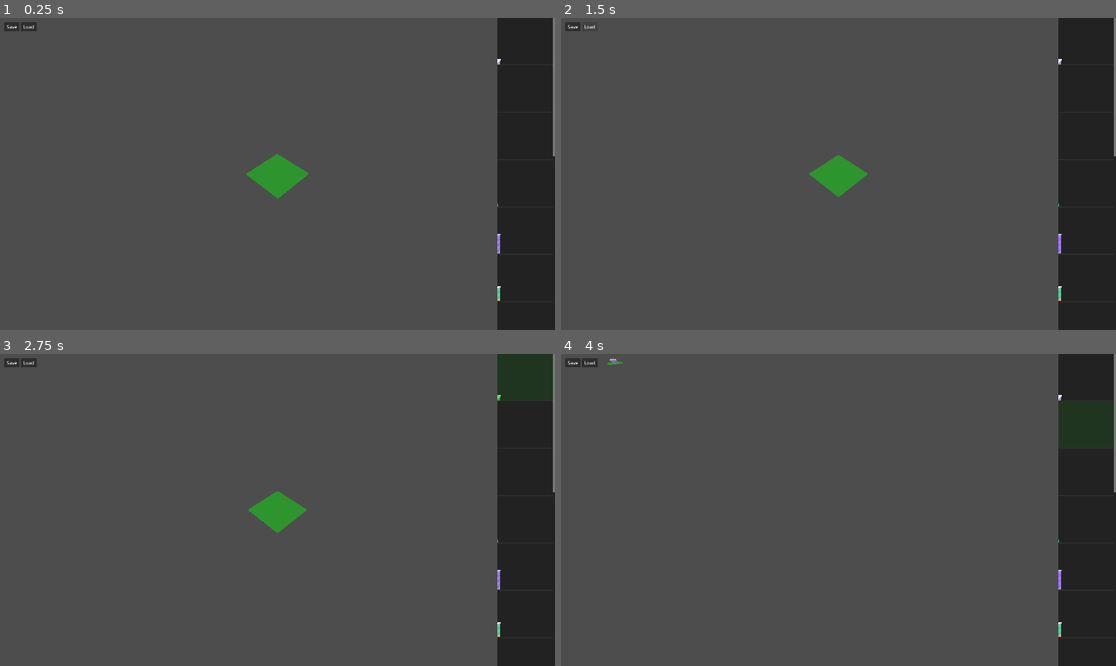
Above: before the commit, frames 1-4 (two rows, left to right).
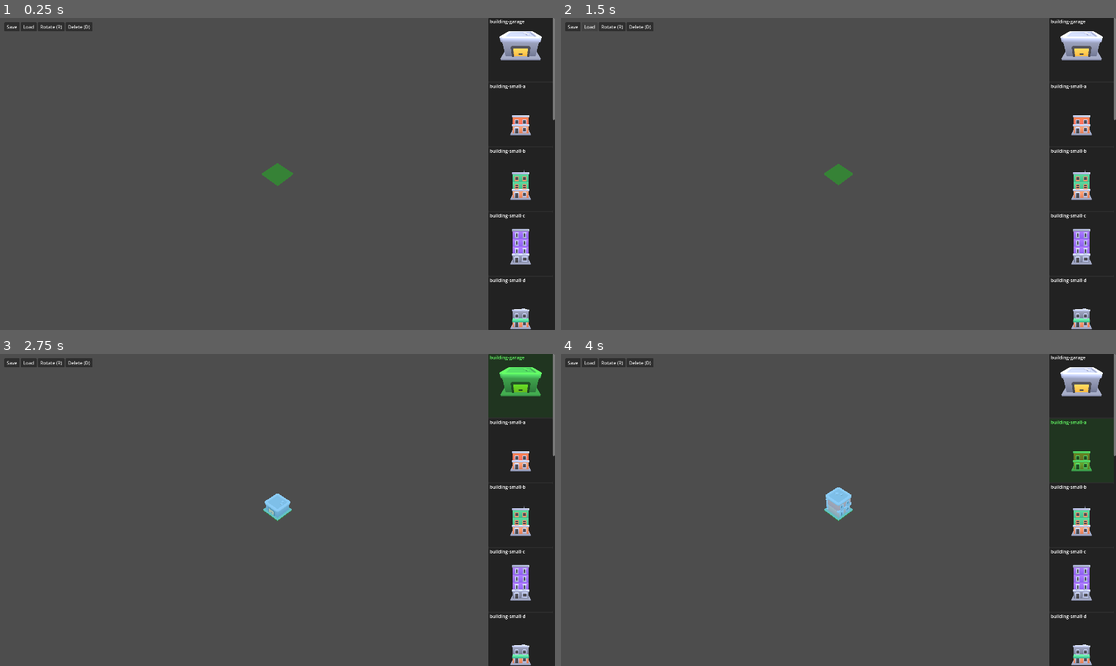
Above: after the commit, the same moments.

Repository: yardimli/3d-defence-game
Game: Godot game, scene res://LevelEditor.tscn
Same seed, same stepped clock (60 frames per second), same inputs: the game is played once before the commit and once after it.
Inputs (mouse positions are in pixels of both pictures, inside the frame that each line leads up to):
- Up to frame 1 (0.25 s): no input
- Up to frame 2 (1.5 s): click "Save" at 0.5 s; click "Load" at 1.25 s
- Up to frame 3 (2.75 s): click (527, 375) at 2.02 s
- Up to frame 4 (4 s): click (610, 363) at 2.75 s, where only the run after the commit has a clickable "Rotate (R)"; click (1088, 425) at 3.52 s

The runs differ from the first frame. In frame 1, 4.4% of the frame differs, in the area x 6-100%, y 0-100%; in frame 2, 4.3%; in frame 3, 4.5%; in frame 4, 4.2%.

Commit message:
better ui and drawing functions

Diff:
--- a/config.cfg
+++ b/config.cfg
@@ -1,5 +1,5 @@
 [Settings]
 models_folder="res://models"
-tile_size_x=2.0
-tile_size_z=2.0
+tile_size_x=1.0
+tile_size_z=1.0
 model_scale=1.0
--- a/level_editor.gd
+++ b/level_editor.gd
@@ -8,8 +8,10 @@
 
 # --- State ---
 var selected_model_path := ""
-var grid_data := {} # Stores placed models keyed by Vector2 grid position
+var grid_data := {}
 var preview_buttons :=[]
+var ghost_instance: Node3D = null
+var placement_rotation_y := 0.0
 
 # --- Nodes ---
 var placed_models_container: Node3D
@@ -17,6 +19,10 @@
 var model_list: VBoxContainer
 var camera_pivot: Node3D
 var camera: Camera3D
+var ui_panel: PanelContainer
+
+# --- Materials ---
+var ghost_material: StandardMaterial3D
 
 # --- Camera State ---
 var cam_zoom := 10.0
@@ -25,6 +31,7 @@
 
 func _ready():
 	_load_config()
+	_setup_materials()
 	_setup_scene_nodes()
 	_setup_ui()
 	_load_models()
@@ -49,32 +56,39 @@
 	if not DirAccess.dir_exists_absolute(models_folder):
 		DirAccess.make_dir_absolute(models_folder)
 
+func _setup_materials():
+	# Create the transparent "hologram" material for the cursor ghost
+	ghost_material = StandardMaterial3D.new()
+	ghost_material.transparency = BaseMaterial3D.TRANSPARENCY_ALPHA
+	ghost_material.albedo_color = Color(0.4, 0.8, 1.0, 0.6) # Light blue transparent
+	ghost_material.emission_enabled = true
+	ghost_material.emission = Color(0.2, 0.4, 0.8)
+	ghost_material.emission_energy_multiplier = 0.5
+
 func _setup_scene_nodes():
 	placed_models_container = Node3D.new()
 	add_child(placed_models_container)
 
-	# Set up Camera rig
 	camera_pivot = Node3D.new()
 	add_child(camera_pivot)
 	camera = Camera3D.new()
 	camera_pivot.add_child(camera)
 
-	# Set up Cursor Indicator (Semi-transparent tile)
 	cursor = MeshInstance3D.new()
 	var mesh = BoxMesh.new()
 	mesh.size = Vector3(tile_x, 0.1, tile_z)
 	cursor.mesh = mesh
 	var mat = StandardMaterial3D.new()
 	mat.transparency = BaseMaterial3D.TRANSPARENCY_ALPHA
-	mat.albedo_color = Color(0, 1, 0, 0.4) # Green transparent
+	mat.albedo_color = Color(0, 1, 0, 0.3)
 	cursor.mesh.surface_set_material(0, mat)
 	add_child(cursor)
 
+# MODIFIED: Added a delete button to the top UI bar
 func _setup_ui():
 	var canvas = CanvasLayer.new()
 	add_child(canvas)
 
-	# Top-Left Save/Load buttons
 	var top_hbox = HBoxContainer.new()
 	top_hbox.position = Vector2(15, 15)
 	canvas.add_child(top_hbox)
@@ -89,142 +103,298 @@
 	btn_load.pressed.connect(_load_scene)
 	top_hbox.add_child(btn_load)
 
-	# Right Scrollable Panel
-	var panel = PanelContainer.new()
-	canvas.add_child(panel) # Add first, position second
-
-	# Explicitly pin to the right side, 200px wide, spanning top to bottom
-	panel.anchor_left = 1.0
-	panel.anchor_right = 1.0
-	panel.anchor_top = 0.0
-	panel.anchor_bottom = 1.0
-	panel.offset_left = -200.0
-	panel.offset_right = 0.0
-	panel.offset_top = 0.0
-	panel.offset_bottom = 0.0
+	var btn_rotate = Button.new()
+	btn_rotate.text = " Rotate (R) "
+	btn_rotate.pressed.connect(_rotate_placement)
+	top_hbox.add_child(btn_rotate)
+
+	# NEW: Button to delete the model under the cursor
+	var btn_delete = Button.new()
+	btn_delete.text = " Delete (D) "
+	btn_delete.pressed.connect(_delete_model_at_cursor)
+	top_hbox.add_child(btn_delete)
+
+	# Fixed Right Scrollable Panel Positioning
+	ui_panel = PanelContainer.new()
+	canvas.add_child(ui_panel)
+
+	ui_panel.anchor_left = 1.0
+	ui_panel.anchor_right = 1.0
+	ui_panel.anchor_top = 0.0
+	ui_panel.anchor_bottom = 1.0
+	ui_panel.offset_left = -230.0
+	ui_panel.offset_right = 0.0
+	ui_panel.offset_top = 0.0
+	ui_panel.offset_bottom = 0.0
 
 	var scroll = ScrollContainer.new()
-	panel.add_child(scroll)
+	ui_panel.add_child(scroll)
 
 	model_list = VBoxContainer.new()
 	model_list.size_flags_horizontal = Control.SIZE_EXPAND_FILL
 	scroll.add_child(model_list)
 
 func _load_models():
+	var model_paths = []
 	var dir = DirAccess.open(models_folder)
 	if dir:
 		dir.list_dir_begin()
 		var file = dir.get_next()
 		while file != "":
 			if not dir.current_is_dir() and file.ends_with(".glb"):
-				_create_model_preview_button(models_folder + "/" + file)
+				model_paths.append(models_folder + "/" + file)
 			file = dir.get_next()
+
+	model_paths.sort()
+
+	if model_paths.is_empty():
+		print("WARNING: No .glb files found in ", models_folder)
+	else:
+		for path in model_paths:
+			_create_model_preview_button(path)
+
+func _get_glb_scene_name(path: String) -> String:
+	var file = FileAccess.open(path, FileAccess.READ)
+	if not file:
+		return ""
+	file.seek(12)
+	var json_chunk_length = file.get_32()
+	var json_chunk_type = file.get_32()
+	if json_chunk_type != 0x4E4F534A:
+		printerr("Error: First chunk is not JSON for file: ", path)
+		return ""
+	var json_data_bytes = file.get_buffer(json_chunk_length)
+	var json_string = json_data_bytes.get_string_from_utf8()
+	var data = JSON.parse_string(json_string)
+	if data and typeof(data) == TYPE_DICTIONARY and data.has("scenes"):
+		if typeof(data.scenes) == TYPE_ARRAY and not data.scenes.is_empty():
+			var first_scene = data.scenes[0]
+			if typeof(first_scene) == TYPE_DICTIONARY and first_scene.has("name"):
+				return first_scene.name
+	return ""
 
 func _create_model_preview_button(path: String):
 	var btn = Button.new()
-	btn.custom_minimum_size = Vector2(160, 160)
+	btn.custom_minimum_size = Vector2(220, 220)
 	btn.pressed.connect(_on_model_selected.bind(path, btn))
 
-	# Create a 3D SubViewport to preview the GLB file
+	var scene_name = _get_glb_scene_name(path)
+	if not scene_name.is_empty():
+		var label = Label.new()
+		label.text = " " + scene_name
+		label.horizontal_alignment = HORIZONTAL_ALIGNMENT_LEFT
+		label.vertical_alignment = VERTICAL_ALIGNMENT_TOP
+		label.mouse_filter = Control.MOUSE_FILTER_IGNORE
+		btn.add_child(label)
+
 	var svc = SubViewportContainer.new()
 	svc.mouse_filter = Control.MOUSE_FILTER_IGNORE
 	svc.set_anchors_preset(Control.PRESET_FULL_RECT)
+	svc.stretch = true
 	btn.add_child(svc)
 
 	var vp = SubViewport.new()
 	vp.own_world_3d = true
 	vp.transparent_bg = true
-	vp.size = Vector2(160, 160)
+	vp.size = Vector2(220, 220)
 	svc.add_child(vp)
 
-	# Setup Preview Camera & Lighting
 	var cam = Camera3D.new()
-	cam.position = Vector3(2, 2, 2)
-	cam.look_at(Vector3.ZERO)
+	vp.add_child(cam)
+	cam.position = Vector3(0, 1.0, 2.5)
+	cam.look_at(Vector3(0,0,0))
+
 	var env = Environment.new()
 	env.background_mode = Environment.BG_COLOR
 	env.background_color = Color(0.2, 0.2, 0.2, 1.0)
 	env.ambient_light_source = Environment.AMBIENT_SOURCE_COLOR
 	env.ambient_light_color = Color(1, 1, 1)
 	cam.environment = env
-	vp.add_child(cam)
 
 	var light = DirectionalLight3D.new()
 	light.rotation_degrees = Vector3(-45, 45, 0)
 	vp.add_child(light)
 
-	# Load the GLB into the preview
 	var scene = load(path)
 	if scene:
 		var instance = scene.instantiate()
-		instance.scale = Vector3.ONE * model_scale
 		vp.add_child(instance)
+		get_tree().process_frame.connect(_fit_model_to_preview.bind(instance, cam), CONNECT_ONE_SHOT)
 
 	model_list.add_child(btn)
 	preview_buttons.append({"btn": btn, "path": path})
 
+func _fit_model_to_preview(instance: Node3D, cam: Camera3D):
+	var meshes =[]
+	_get_mesh_instances(instance, meshes)
+	if meshes.is_empty(): return
+
+	var bounds = AABB()
+	var first = true
+	for mi in meshes:
+		var mi_aabb = mi.get_aabb()
+		var xform = instance.global_transform.affine_inverse() * mi.global_transform
+		var transformed_aabb = xform * mi_aabb
+		if first:
+			bounds = transformed_aabb
+			first = false
+		else:
+			bounds = bounds.merge(transformed_aabb)
+
+	var max_size = max(bounds.size.x, max(bounds.size.y, bounds.size.z))
+	if max_size > 0.001:
+		var fit_scale = 2.0 / max_size
+		instance.scale = Vector3.ONE * fit_scale
+		instance.position = -bounds.get_center() * fit_scale
+		cam.look_at(instance.position)
+
+func _get_mesh_instances(node: Node, result: Array):
+	if node is MeshInstance3D:
+		result.append(node)
+	for child in node.get_children():
+		_get_mesh_instances(child, result)
+
 func _on_model_selected(path: String, selected_btn: Button):
 	selected_model_path = path
-	# Clear highlights
 	for item in preview_buttons:
 		item.btn.modulate = Color(1, 1, 1)
-	# Highlight selected in green
 	selected_btn.modulate = Color(0.4, 1.0, 0.4)
 
+	_create_ghost(path)
+
+func _deselect_model():
+	selected_model_path = ""
+
+	for item in preview_buttons:
+		item.btn.modulate = Color(1, 1, 1)
+
+	if is_instance_valid(ghost_instance):
+		ghost_instance.queue_free()
+		ghost_instance = null
+	print("Selection cleared.")
+
+func _create_ghost(path: String):
+	if is_instance_valid(ghost_instance):
+		ghost_instance.queue_free()
+
+	var scene = load(path)
+	if scene:
+		ghost_instance = scene.instantiate()
+		cursor.add_child(ghost_instance)
+		ghost_instance.scale = Vector3.ONE * model_scale
+		ghost_instance.rotation_degrees.y = placement_rotation_y
+		_apply_ghost_material(ghost_instance)
+
+func _apply_ghost_material(node: Node):
+	if node is MeshInstance3D:
+		node.material_overlay = ghost_material
+	for child in node.get_children():
+		_apply_ghost_material(child)
+
+# ==========================================
+# PLACEMENT, ROTATION & DELETION
+# ==========================================
+
+func _rotate_placement():
+	placement_rotation_y = fmod(placement_rotation_y + 90.0, 360.0)
+
+	if is_instance_valid(ghost_instance):
+		ghost_instance.rotation_degrees.y = placement_rotation_y
+	print("Placement rotation set to: ", placement_rotation_y)
+
+# NEW: Function to delete a model at the current cursor position
+func _delete_model_at_cursor():
+	var grid_pos = Vector2(cursor.position.x, cursor.position.z)
+
+	# Check if a model exists at this grid position
+	if grid_data.has(grid_pos):
+		var model_to_delete = grid_data[grid_pos]
+
+		# Ensure the node is valid before trying to delete it
+		if is_instance_valid(model_to_delete):
+			model_to_delete.queue_free()
+			grid_data.erase(grid_pos) # Remove the entry from our data dictionary
+			print("Deleted model at ", grid_pos)
+		else:
+			# Clean up invalid entry if it exists
+			grid_data.erase(grid_pos)
+	else:
+		print("No model to delete at ", grid_pos)
+
 # ==========================================
 # INPUT & CAMERA CONTROLS
 # ==========================================
+# MODIFIED: Added 'D' key for deletion
 func _unhandled_input(event):
 	var mouse_pos = get_viewport().get_mouse_position()
 
-	# 1. Update Grid Cursor Position
+	if event is InputEventKey and event.pressed:
+		if event.keycode == KEY_ESCAPE:
+			_deselect_model()
+			get_viewport().set_input_as_handled()
+			return
+		if event.keycode == KEY_R:
+			_rotate_placement()
+			get_viewport().set_input_as_handled()
+			return
+		# NEW: Handle deletion with the 'D' key
+		if event.keycode == KEY_D:
+			_delete_model_at_cursor()
+			get_viewport().set_input_as_handled()
+			return
+
 	if event is InputEventMouseMotion:
+		# Always update cursor position on mouse motion for immediate feedback
 		_update_cursor(mouse_pos)
 
-		# Pan (Middle Mouse Button)
-		if Input.is_mouse_button_pressed(MOUSE_BUTTON_MIDDLE):
+		if Input.is_mouse_button_pressed(MOUSE_BUTTON_MIDDLE) or (Input.is_key_pressed(KEY_SHIFT) and Input.is_mouse_button_pressed(MOUSE_BUTTON_LEFT)):
+			if ui_panel.get_global_rect().has_point(mouse_pos):
+				return
 			var right = camera.global_transform.basis.x
 			var forward = camera.global_transform.basis.z
-			forward.y = 0 # Keep pan strictly horizontal
+			forward.y = 0
 			forward = forward.normalized()
-
 			var pan_speed = 0.01 * cam_zoom
 			camera_pivot.global_position -= (right * event.relative.x + forward * event.relative.y) * pan_speed
 
-		# Tilt / Orbit (Right Mouse Button)
 		elif Input.is_mouse_button_pressed(MOUSE_BUTTON_RIGHT):
+			if ui_panel.get_global_rect().has_point(mouse_pos):
+				return
 			cam_rot_y -= event.relative.x * 0.4
 			cam_rot_x -= event.relative.y * 0.4
 			cam_rot_x = clamp(cam_rot_x, -89.0, -10.0)
 
-	# 2. Zoom handling (Standard Wheel + Mac Magic Mouse Pan Gestures)
-	if event is InputEventPanGesture: # Mac Magic Mouse / Trackpad zoom
+	if event is InputEventPanGesture:
+		if ui_panel.get_global_rect().has_point(mouse_pos):
+			return
+
 		cam_zoom += event.delta.y * 0.5
 		cam_zoom = clamp(cam_zoom, 2.0, 60.0)
 
 	elif event is InputEventMouseButton:
+		if ui_panel.get_global_rect().has_point(mouse_pos):
+			return
+
 		if event.button_index == MOUSE_BUTTON_WHEEL_UP:
 			cam_zoom -= 1.5
 		elif event.button_index == MOUSE_BUTTON_WHEEL_DOWN:
 			cam_zoom += 1.5
 		cam_zoom = clamp(cam_zoom, 2.0, 60.0)
 
-		# 3. Placement (Left Click)
-		if event.button_index == MOUSE_BUTTON_LEFT and event.pressed and selected_model_path != "":
-			# Prevent clicking through UI
-			if mouse_pos.x < get_viewport().size.x - 180:
+		# MODIFIED: Changed logic slightly for clarity. Click now only places a model.
+		# Cursor position is now always updated on mouse motion.
+		if event.button_index == MOUSE_BUTTON_LEFT and event.pressed:
+			if selected_model_path != "" and not event.shift_pressed:
 				_place_model()
 
 func _update_cursor(mouse_pos: Vector2):
 	var origin = camera.project_ray_origin(mouse_pos)
 	var dir = camera.project_ray_normal(mouse_pos)
-	if dir.y >= 0: return # Looking above the horizon
-
-	# Math intersection with Y=0 plane
+	if dir.y >= 0: return
+
 	var t = -origin.y / dir.y
 	var intersection = origin + dir * t
 
-	# Snap to Grid
 	var sn_x = round(intersection.x / tile_x) * tile_x
 	var sn_z = round(intersection.z / tile_z) * tile_z
 	cursor.position = Vector3(sn_x, 0, sn_z)
@@ -235,7 +405,6 @@
 func _place_model():
 	var grid_pos = Vector2(cursor.position.x, cursor.position.z)
 
-	# Remove existing model on this tile
 	if grid_data.has(grid_pos) and is_instance_valid(grid_data[grid_pos]):
 		grid_data[grid_pos].queue_free()
 
@@ -244,7 +413,8 @@
 		var instance = scene.instantiate()
 		instance.position = cursor.position
 		instance.scale = Vector3.ONE * model_scale
-		instance.set_meta("model_path", selected_model_path) # Tag for saving
+		instance.rotation_degrees.y = placement_rotation_y
+		instance.set_meta("model_path", selected_model_path)
 		placed_models_container.add_child(instance)
 		grid_data[grid_pos] = instance
 
@@ -256,34 +426,31 @@
 			save_array.append({
 				"path": node.get_meta("model_path"),
 				"x": grid_pos.x,
-				"z": grid_pos.y # Vector2.y is used as Z axis coordinate
+				"z": grid_pos.y,
+				"roty": node.rotation_degrees.y
 			})
-
 	var file = FileAccess.open("user://level_save.json", FileAccess.WRITE)
 	file.store_string(JSON.stringify(save_array))
 	file.close()
 	print("Saved to user://level_save.json")
 
 func _load_scene():
-	if not FileAccess.file_exists("user://level_save.json"):
-		return
-
+	if not FileAccess.file_exists("user://level_save.json"): return
 	var file = FileAccess.open("user://level_save.json", FileAccess.READ)
 	var data = JSON.parse_string(file.get_as_text())
 	file.close()
 
-	# Clear current board
 	for child in placed_models_container.get_children():
 		child.queue_free()
 	grid_data.clear()
 
-	# Rebuild
 	for item in data:
 		var scene = load(item["path"])
 		if scene:
 			var instance = scene.instantiate()
 			instance.position = Vector3(item["x"], 0, item["z"])
 			instance.scale = Vector3.ONE * model_scale
+			instance.rotation_degrees.y = item.get("roty", 0.0)
 			instance.set_meta("model_path", item["path"])
 			placed_models_container.add_child(instance)
 			grid_data[Vector2(item["x"], item["z"])] = instance
Not shown, added: .scp/settings.yaml
